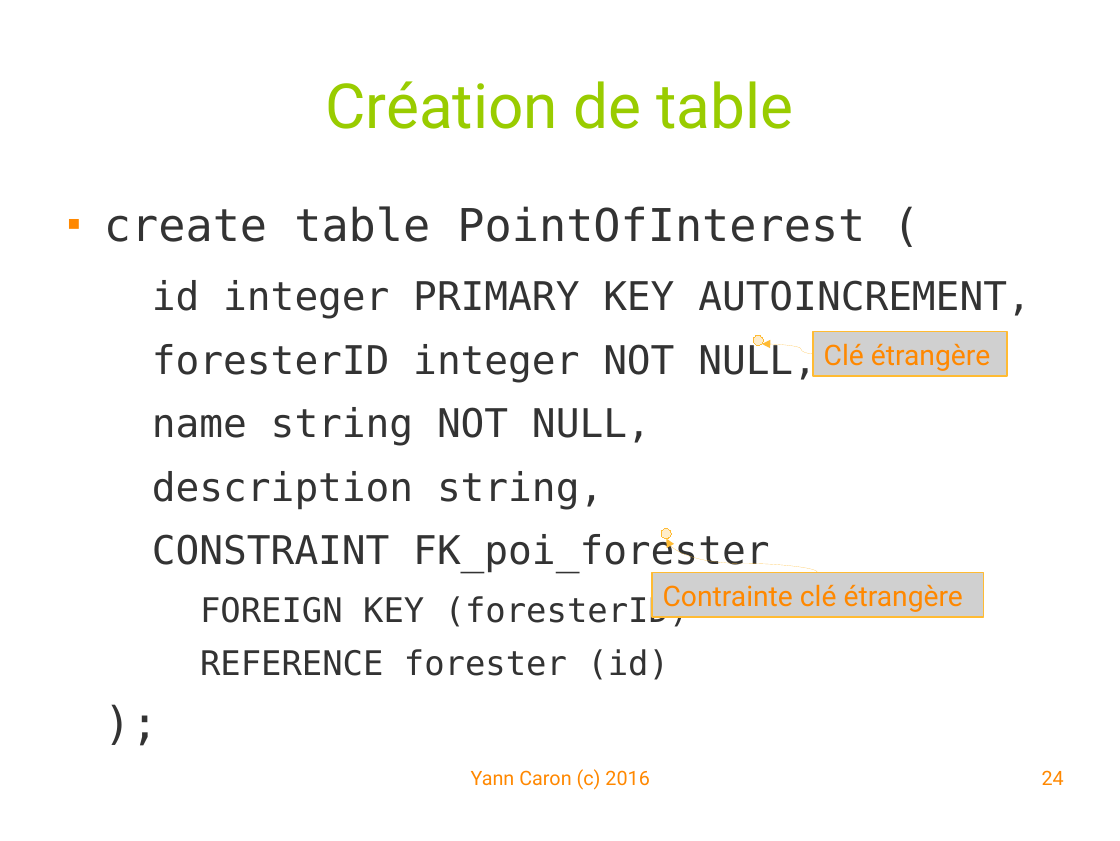
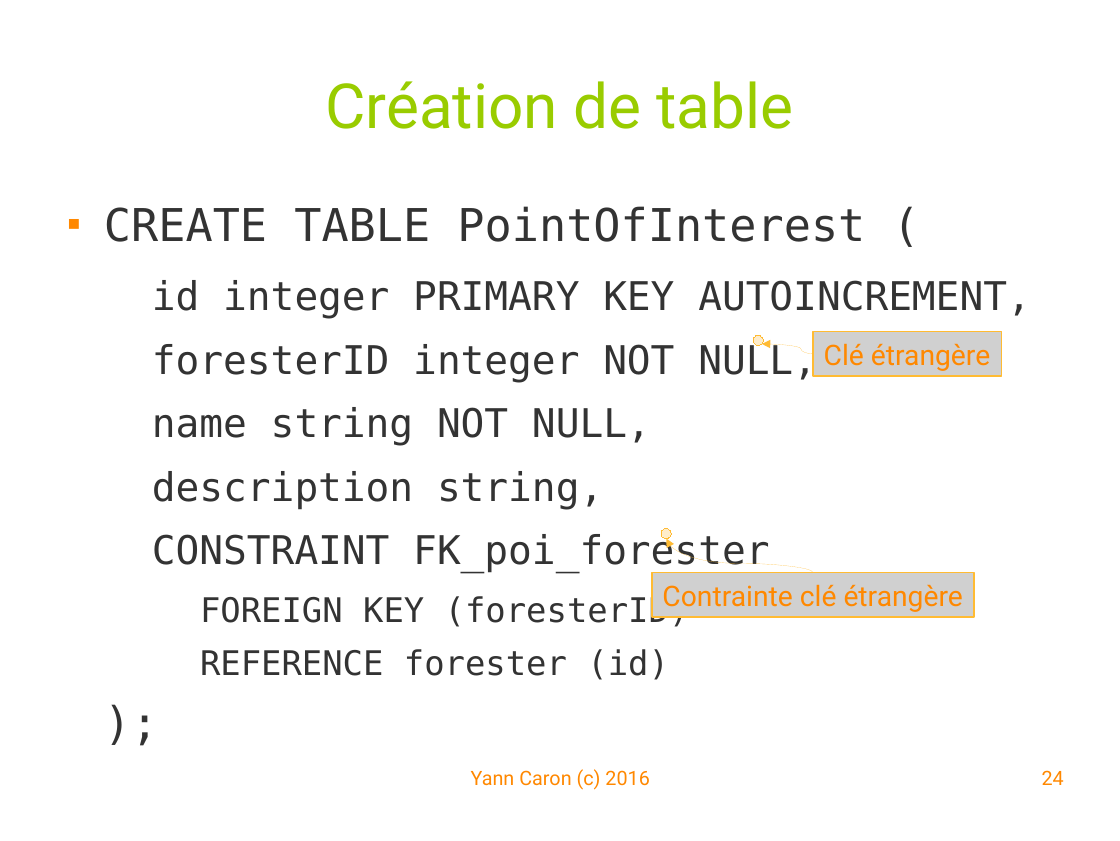
Before and after one commit to YannCaron/Android-ENSG, a slide deck: slide 24 of 10 - Spatialite.odp. Drawn at 1120x841 pixels with LibreOffice and Linux fonts; fonts in the diff are those of the drawing; grey boxes stand for pictures; background and template pictures are left out. Boxes give left, top, right and bottom in pixels: in the first picture for what was removed or moved away, otherwise in the second. Text is boxed around its words. In the diff, an @@ line names an element or a change of style, - is before the commit and + after.

```diff
--- a/10 - Spatialite.odp
+++ b/10 - Spatialite.odp
@@ text at (104, 206, 865, 242): text changed @@
-■ create table PointOfInterest (
+■ CREATE TABLE PointOfInterest (
@@ picture "Clé étrangère": place and size @@
-picture "Clé étrangère" at (813, 331, 1007, 376)
+picture "Clé étrangère" at (813, 331, 1001, 376)
@@ curved arrow moved from (817, 572) - (667, 539) to (813, 572) - (667, 539) @@
@@ picture "Contrainte clé étrangère": place and size @@
-picture "Contrainte clé étrangère" at (651, 572, 983, 617)
+picture "Contrainte clé étrangère" at (651, 572, 974, 617)
```
Also in this commit, not shown: 10 other slides changed, 8 other files.
